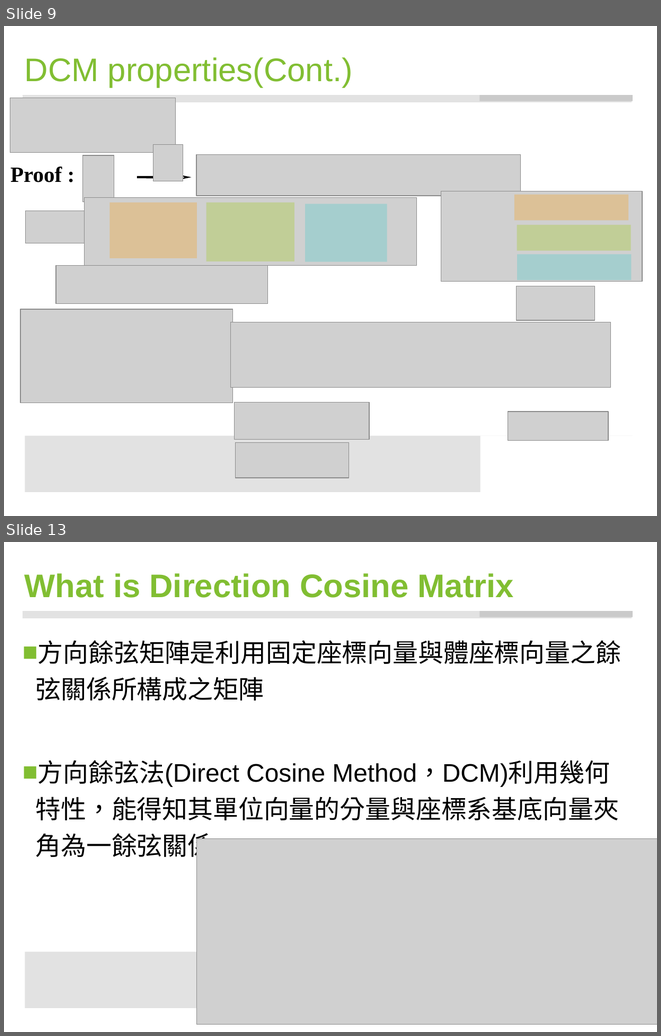
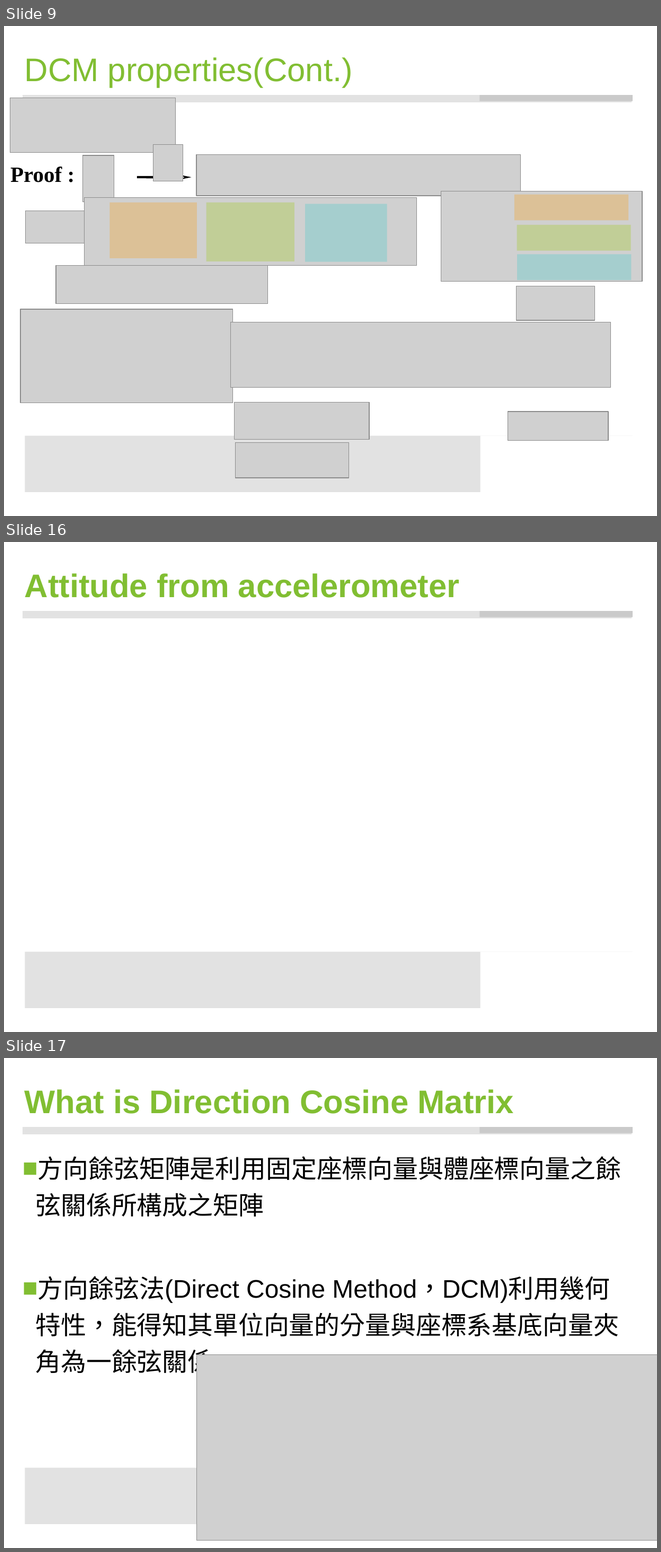
Before and after one commit to ccccjason/VR, a slide deck: data/my_dcm/DCM.pptx. Shown one above the other, each under a label of ours: slides 9 and 13 before the commit, slides 9, 16 and 17 after it; the slides between them are not shown. The pictures are 661x1036 and 661x1552 pixels, drawn with LibreOffice and Linux fonts; fonts in the diff are those of the drawing; grey boxes stand for pictures; background and template pictures are left out. Boxes give left, top, right and bottom in pixels: in the first picture for what was removed or moved away, otherwise in the second. Text is boxed around its words. In the diff, an @@ line names an element or a change of style, - is before the commit and + after.

```diff
--- a/data/my_dcm/DCM.pptx
+++ b/data/my_dcm/DCM.pptx
@@ slide 16 added at [4, 542, 657, 1032], background #FFFFFF; not listed: 4 template elements that a slide beside it also shows @@
@@ title added at [25, 573, 460, 598], 36 pt, text #81BE32, bold @@
+Attitude from accelerometer
@@ what was slide 13 is now slide 17 @@
```
Also in this commit, not shown: 4 slides changed, 6 other slides added.
